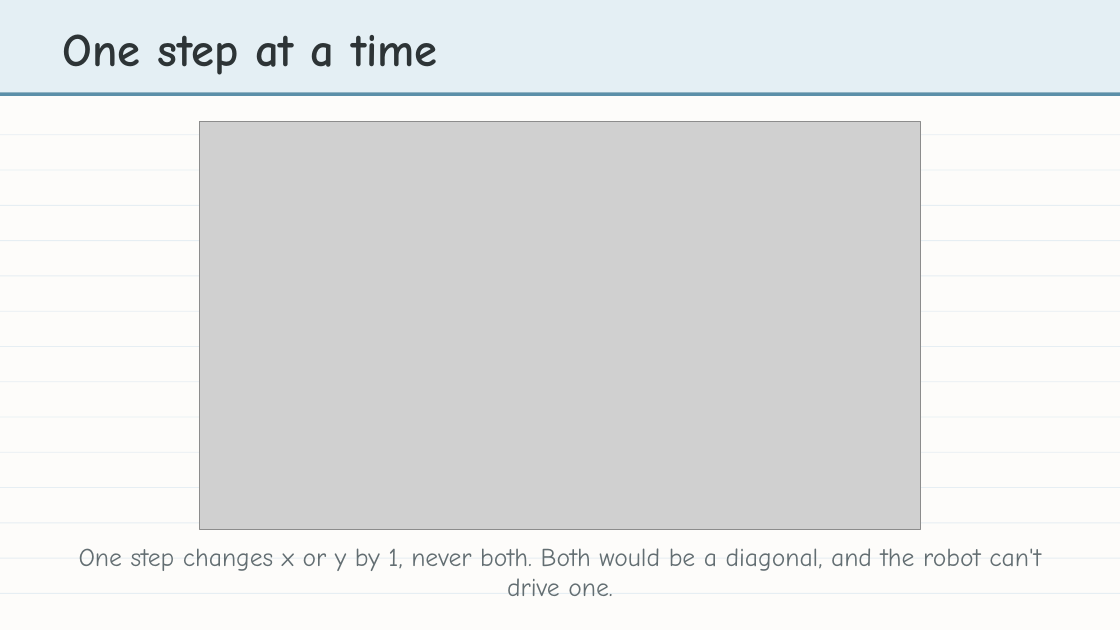
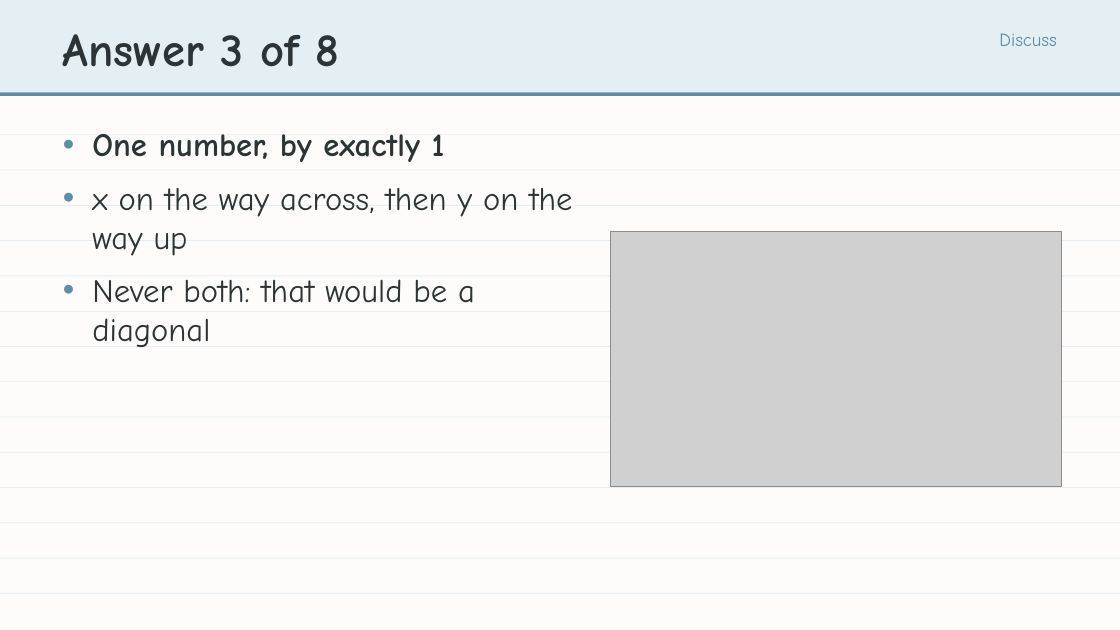
Before and after one commit to bradamiller/LearningPython, a slide deck: slide 9 of static/slides/module-04-manhattan/module-4-lesson-02-a-path-that-grows.pptx (slide 3 before the commit). Drawn at 1120x630 pixels with LibreOffice and Linux fonts; fonts in the diff are those of the drawing; grey boxes stand for pictures. Boxes give left, top, right and bottom in pixels: in the first picture for what was removed or moved away, otherwise in the second. Text is boxed around its words. In the diff, an @@ line names an element or a change of style, - is before the commit and + after.

```diff
--- a/static/slides/module-04-manhattan/module-4-lesson-02-a-path-that-grows.pptx
+++ b/static/slides/module-04-manhattan/module-4-lesson-02-a-path-that-grows.pptx
@@ text at [63,34,340,67]: text changed @@
-One step at a time
+Answer 3 of 8
@@ text added at [999,33,1057,46], 16 pt, text #5B8FA8 @@
+Discuss
@@ text "One number, by exactly 1" at [92,134,572,347]: vertical alignment middle to top @@
@@ text at [92,134,572,347]: text changed; size 22 to 28 pt; text colour #636E72 to #2D3436 @@
-One step changes x or y by 1, never both. Both would be a diagonal, and the robot can't drive one.
+• One number, by exactly 1
+• x on the way across, then y on the way up
+• Never both: that would be a diagonal
@@ picture: place and size @@
-picture at [200,122,921,529]
+picture at [610,232,1061,487]
```
Also in this commit, not shown: 1 other slide changed, 16 slides added, 18 other files.
